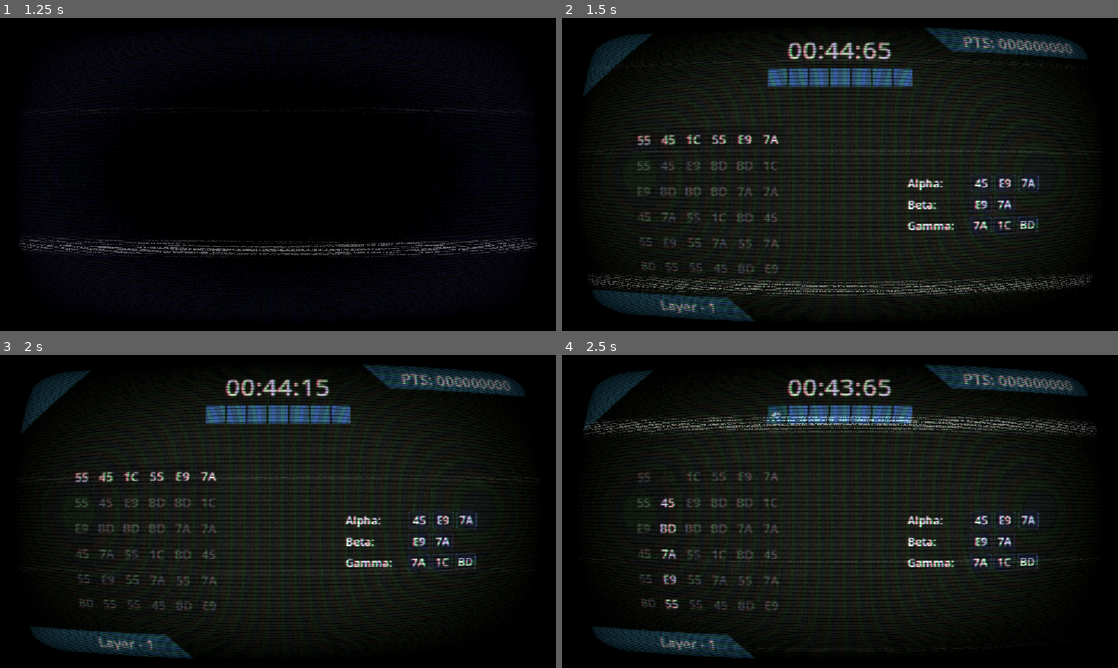
Above: before the commit, frames 1-4 (two rows, left to right).
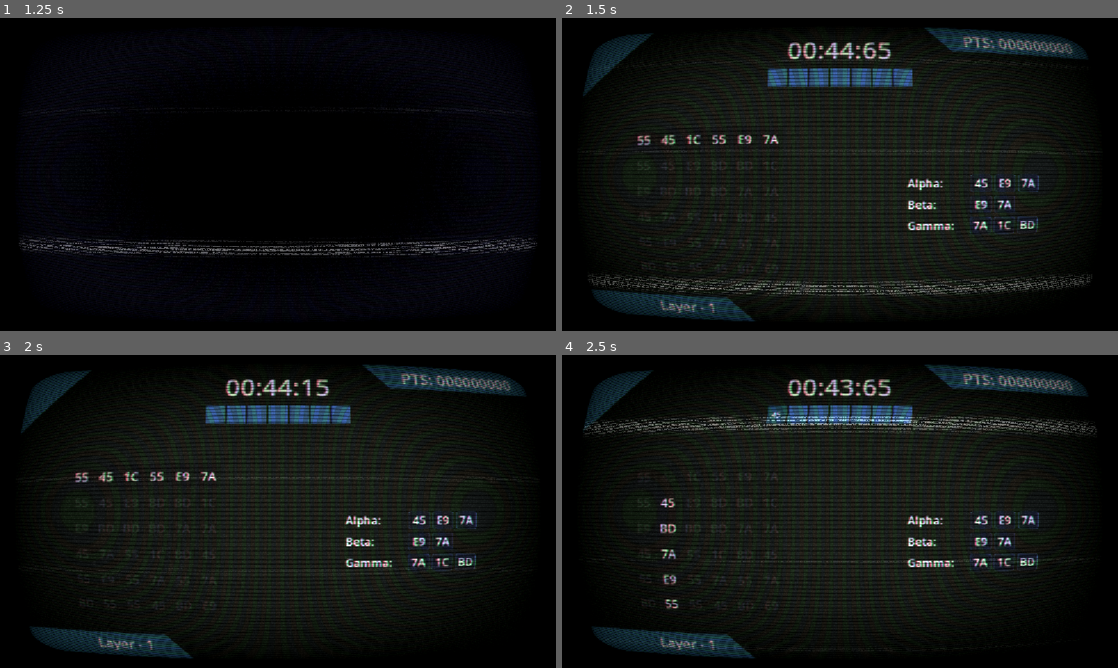
Above: after the commit, the same moments.

Repository: Martisos/Data-Hack-Minigame
Game: Godot game, scene res://scenes/menu.tscn
The game is run twice, just before and just after one commit, with the same random seed, the same clock (stepped at 60 frames per second) and the same inputs.
Inputs:
- Up to frame 1 (1.25 s): click "PLAY" at 0.5 s
- Up to frame 2 (1.5 s): click "55" at 1.25 s
- Up to frame 3 (2 s): no input
- Up to frame 4 (2.5 s): click "45" at 2 s

Frame 1 is identical in both runs. In frame 2, 0.5% of the frame differs, in the area x 13-39%, y 45-82%; in frame 3, 0.5%; in frame 4, 0.5%.

Commit message:
Token Highlight

Diff:
--- a/scripts/game/main_game.gd
+++ b/scripts/game/main_game.gd
@@ -35,6 +35,8 @@
 var timer_tween: Tween
 
 var path_length: int = 6
+
+var hovered_token: String = ""
 
 func _ready() -> void:
 	code_matrix.columns = cols
@@ -163,6 +165,8 @@
 			btn.setup(token)
 			btn.pressed.connect(_on_token_clicked.bind(btn, col, row, token))
 
+
+
 func generate_injections() -> void:
 	var lengths = [2, 3, 3]
 
@@ -205,6 +209,10 @@
 			cell.horizontal_alignment = HORIZONTAL_ALIGNMENT_CENTER
 			cell.vertical_alignment = VERTICAL_ALIGNMENT_CENTER
 
+			cell.mouse_filter = Control.MOUSE_FILTER_STOP
+			cell.mouse_entered.connect(_on_token_hovered.bind(token))
+			cell.mouse_exited.connect(_on_token_unhovered)
+
 			var style = StyleBoxFlat.new()
 			if inj["completed"]:
 				style.bg_color = Color(0.1, 0.4, 0.15, 0.8)
@@ -387,6 +395,13 @@
 		else:
 			btn.modulate = Color(0.75, 0.75, 0.75, 0.75)
 
+		var is_highlighted = (hovered_token != "" and btn.text == hovered_token)
+
+		if is_highlighted:
+			btn.modulate = Color(0.3, 0.9, 1.0) if is_valid_move else Color(0.2, 0.5, 0.7)
+		else:
+			btn.modulate = Color.WHITE if is_valid_move else Color(0.5, 0.5, 0.5, 0.5)
+
 
 func check_round_end() -> void:
 	if is_game_over: return
@@ -426,7 +441,6 @@
 	return false
 
 func advance_to_next_layer() -> void:
-
 	add_points(3)
 	Stats.layer += 1
 	current_state = moveState.START
@@ -511,3 +525,11 @@
 	tween.tween_property(popup, "modulate:a", 0.0, 0.8).set_ease(Tween.EASE_IN).set_trans(Tween.TRANS_QUAD)
 
 	tween.chain().tween_callback(popup.queue_free)
+
+func _on_token_hovered(token: String) -> void:
+	hovered_token = token
+	update_visuals()
+
+func _on_token_unhovered() -> void:
+	hovered_token = ""
+	update_visuals()
Not shown, added: audio/sfx/buttons/GameOverMenu.wav.import
Not shown, added: audio/sfx/buttons/MenuButtonSFX.wav.import
Not shown, added: audio/sfx/buttons/TokenSelectedSFX.ogg.import
Not shown, added: audio/sfx/buttons/UpgradeSFX.wav.import
Not shown, added: audio/sfx/keyboard/keypress-001.wav.import
Not shown, added: audio/sfx/keyboard/keypress-002.wav.import
Not shown, added: audio/sfx/keyboard/keypress-003.wav.import
Not shown, added: audio/sfx/keyboard/keypress-004.wav.import
Not shown, added: audio/sfx/keyboard/keypress-005.wav.import
Not shown, added: audio/sfx/keyboard/keypress-006.wav.import
Not shown, added: audio/sfx/keyboard/keypress-007.wav.import
Not shown, added: audio/sfx/keyboard/keypress-008.wav.import
(and 36 more such lines)
